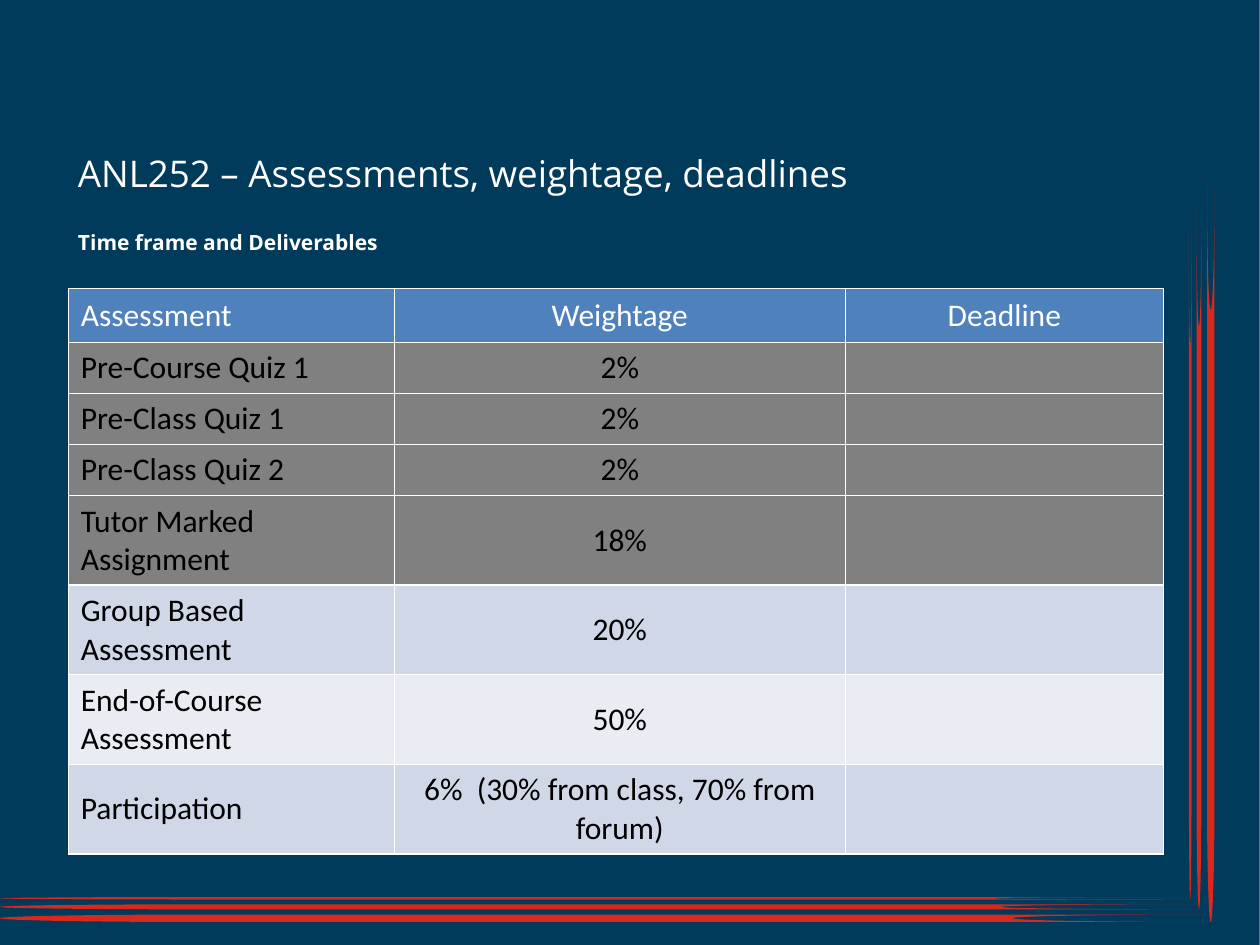
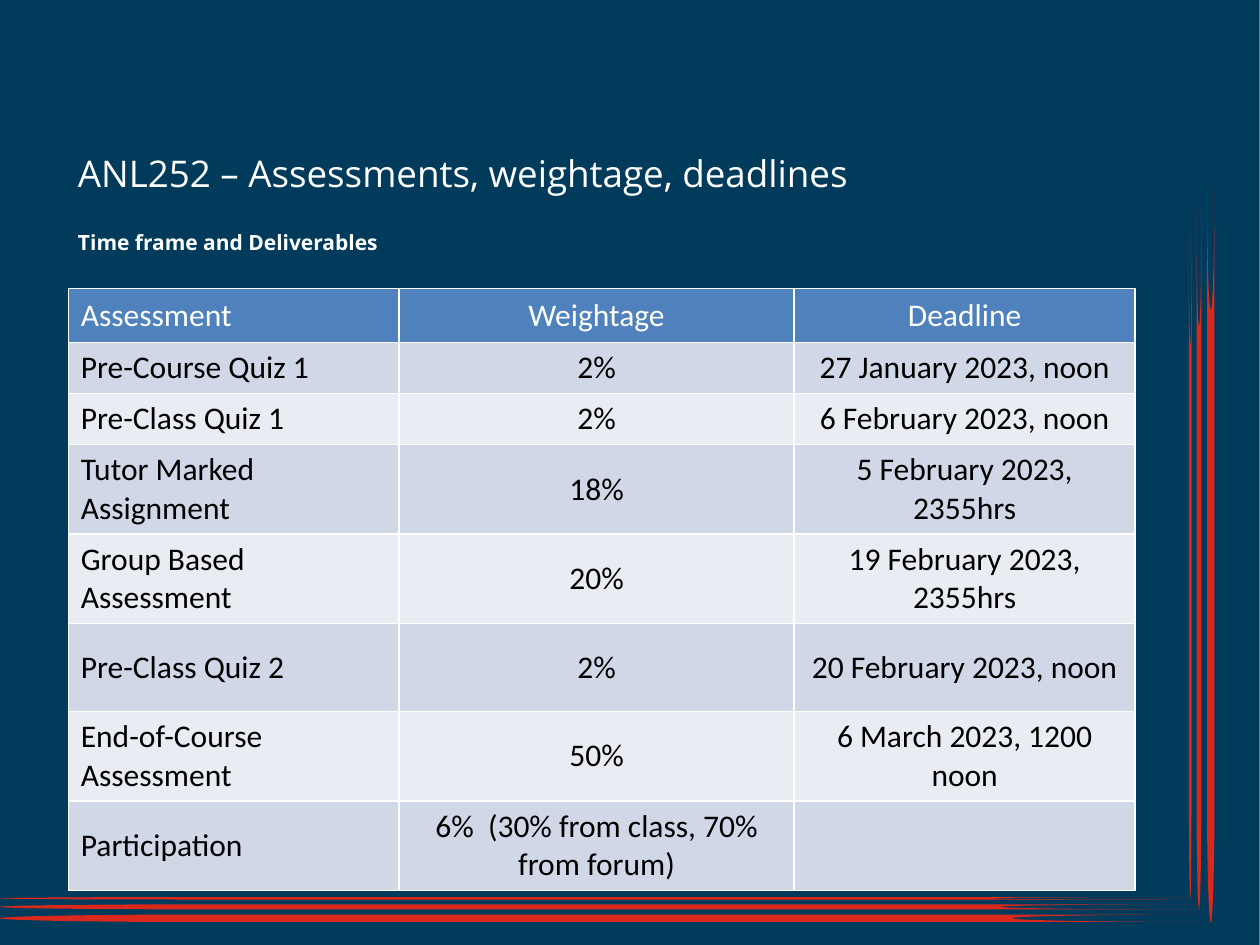
Before and after one commit to munishkumar-gh/munishkumar-gh.github.io, a slide deck: slide 1 of SuSS/2023_Sem1_ANL252_Python_4_Biz/3_Lecturer/Lecture_5/ANL252_SU5_Jan2023 (MK_edits).pptx. Drawn at 1260x945 pixels with LibreOffice and Linux fonts; fonts in the diff are those of the drawing; background and template pictures are left out. Boxes give left, top, right and bottom in pixels: in the first picture for what was removed or moved away, otherwise in the second. Text is boxed around its words. In the diff, an @@ line names an element or a change of style, - is before the commit and + after.

```diff
--- a/SuSS/2023_Sem1_ANL252_Python_4_Biz/3_Lecturer/Lecture_5/ANL252_SU5_Jan2023 (MK_edits).pptx
+++ b/SuSS/2023_Sem1_ANL252_Python_4_Biz/3_Lecturer/Lecture_5/ANL252_SU5_Jan2023 (MK_edits).pptx
@@ table at [68,289,1137,883] @@
-row 2, column 3: 
+row 2, column 3: 27 January 2023, noon
-row 3, column 3: 
+row 3, column 3: 6 February 2023, noon
-row 4: Pre-Class Quiz 2 | 2% | 
+row 4: Tutor Marked Assignment | 18% | 5 February 2023, 2355hrs
-row 5: Tutor Marked Assignment | 18% | 
+row 5: Group Based Assessment | 20% | 19 February 2023, 2355hrs
-row 6: Group Based Assessment | 20% | 
+row 6: Pre-Class Quiz 2 | 2% | 20 February 2023, noon
-row 7, column 3: 
+row 7, column 3: 6 March 2023, 1200 noon
@@ fill #808080 to #D0D8E8 in 6 cells @@
@@ fill #808080 to #E9EDF4 in 6 cells @@
@@ table: place and size @@
-table at [68,289,1164,847]
+table at [68,289,1137,883]
```
Also in this commit, not shown: 15 other files.
